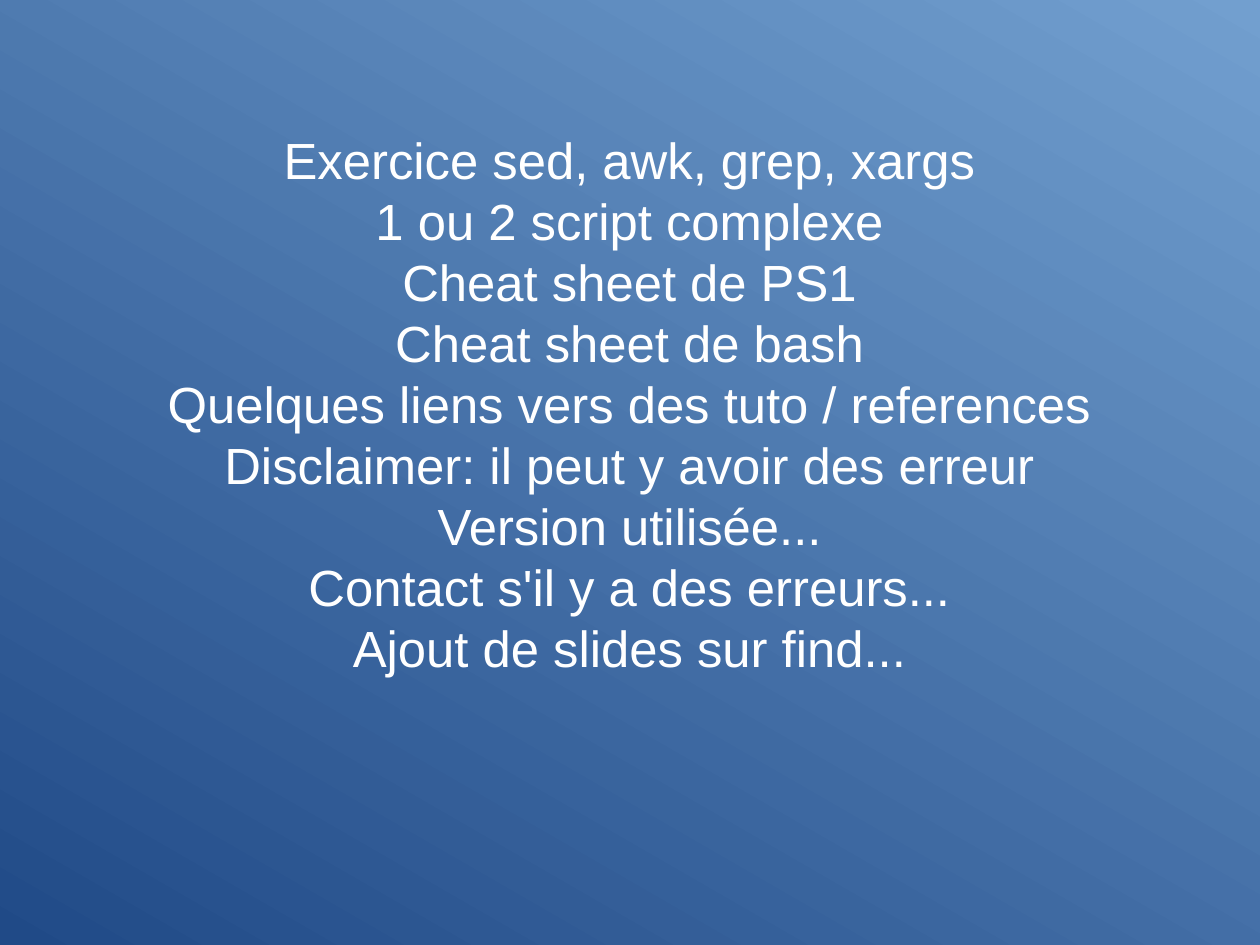
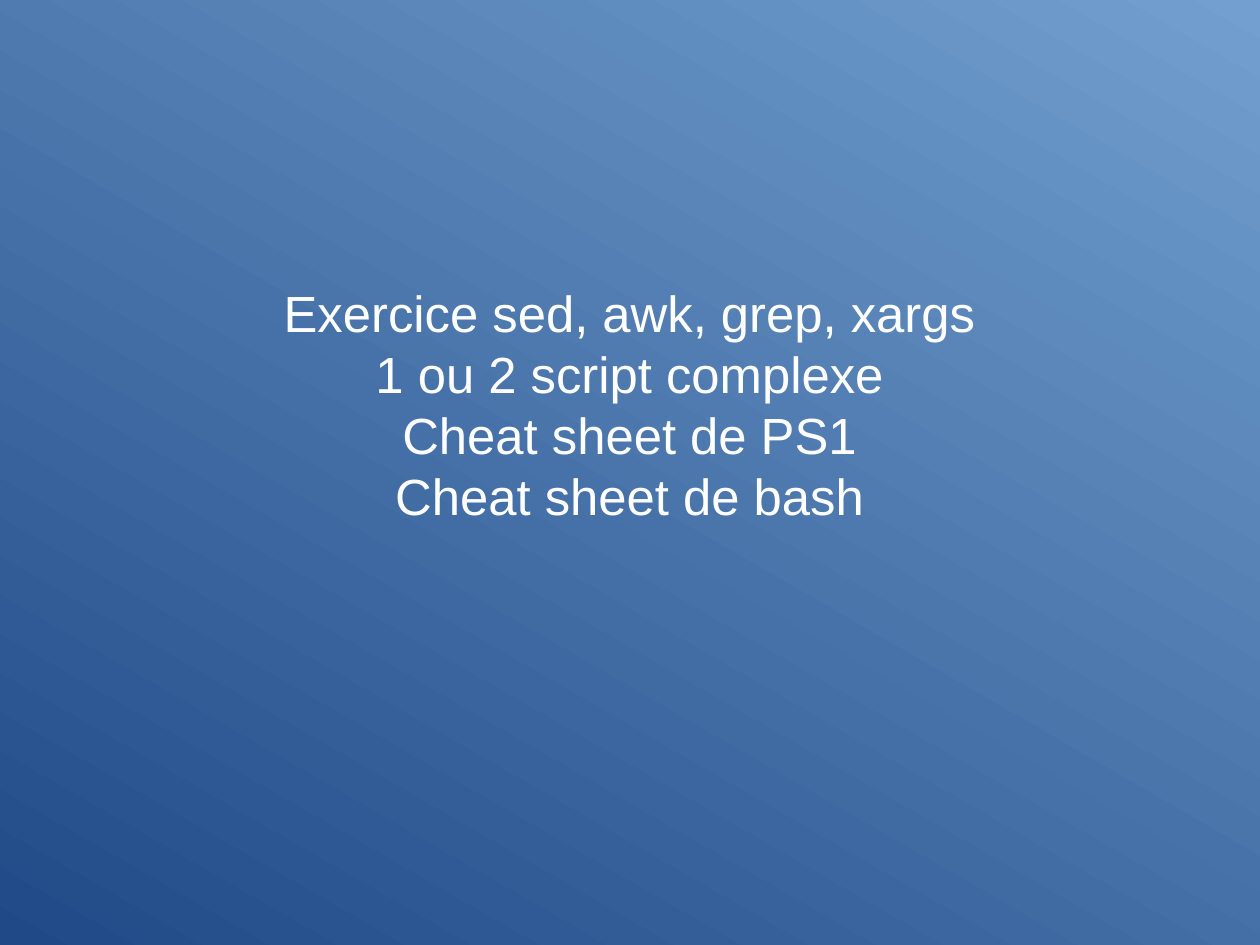
Before and after one commit to Clibre/An-introduction-to-bash, a slide deck: slide 116 of presentation.odp (slide 110 before the commit). Drawn at 1260x945 pixels with LibreOffice and Linux fonts; fonts in the diff are those of the drawing. Boxes give left, top, right and bottom in pixels: in the first picture for what was removed or moved away, otherwise in the second. Text is boxed around its words. In the diff, an @@ line names an element or a change of style, - is before the commit and + after.

Commit message:
ajout des liens references / tutorial dans le pp

```diff
--- a/presentation.odp
+++ b/presentation.odp
@@ subtitle at (168, 386, 1091, 678): paragraphs removed @@
-Quelques liens vers des tuto / references
-Disclaimer: il peut y avoir des erreur
-Version utilisée...
-Contact s'il y a des erreurs...
-Ajout de slides sur find...
```
Also in this commit, not shown: 1 other slide changed, 6 slides added.
